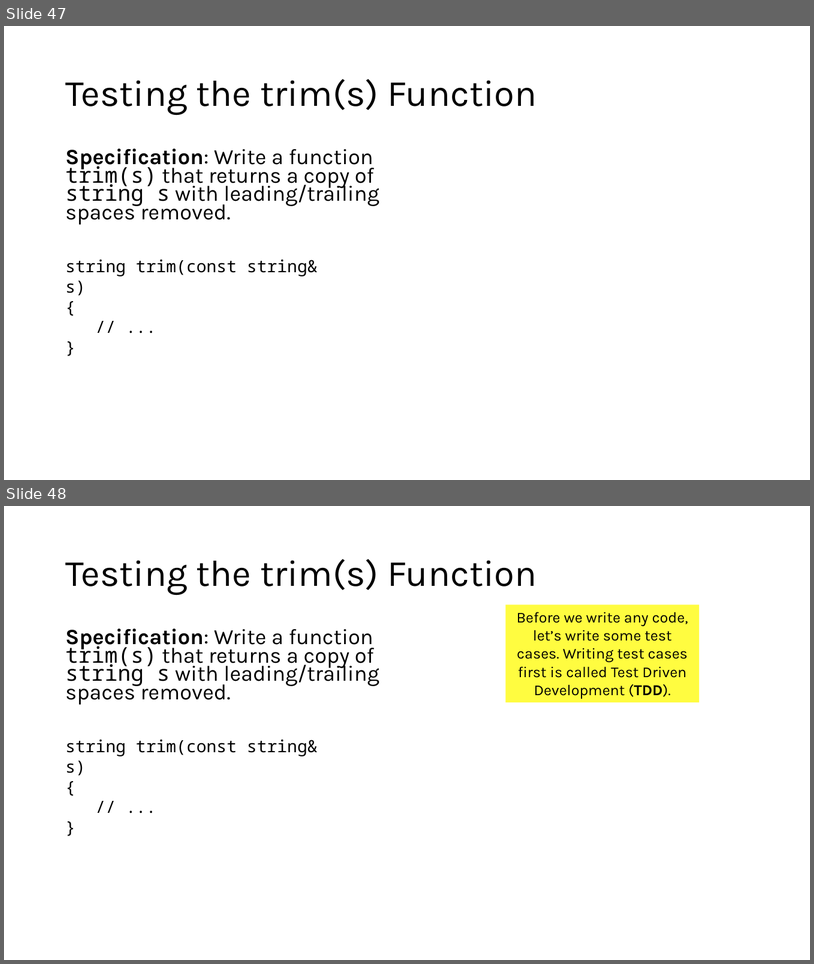
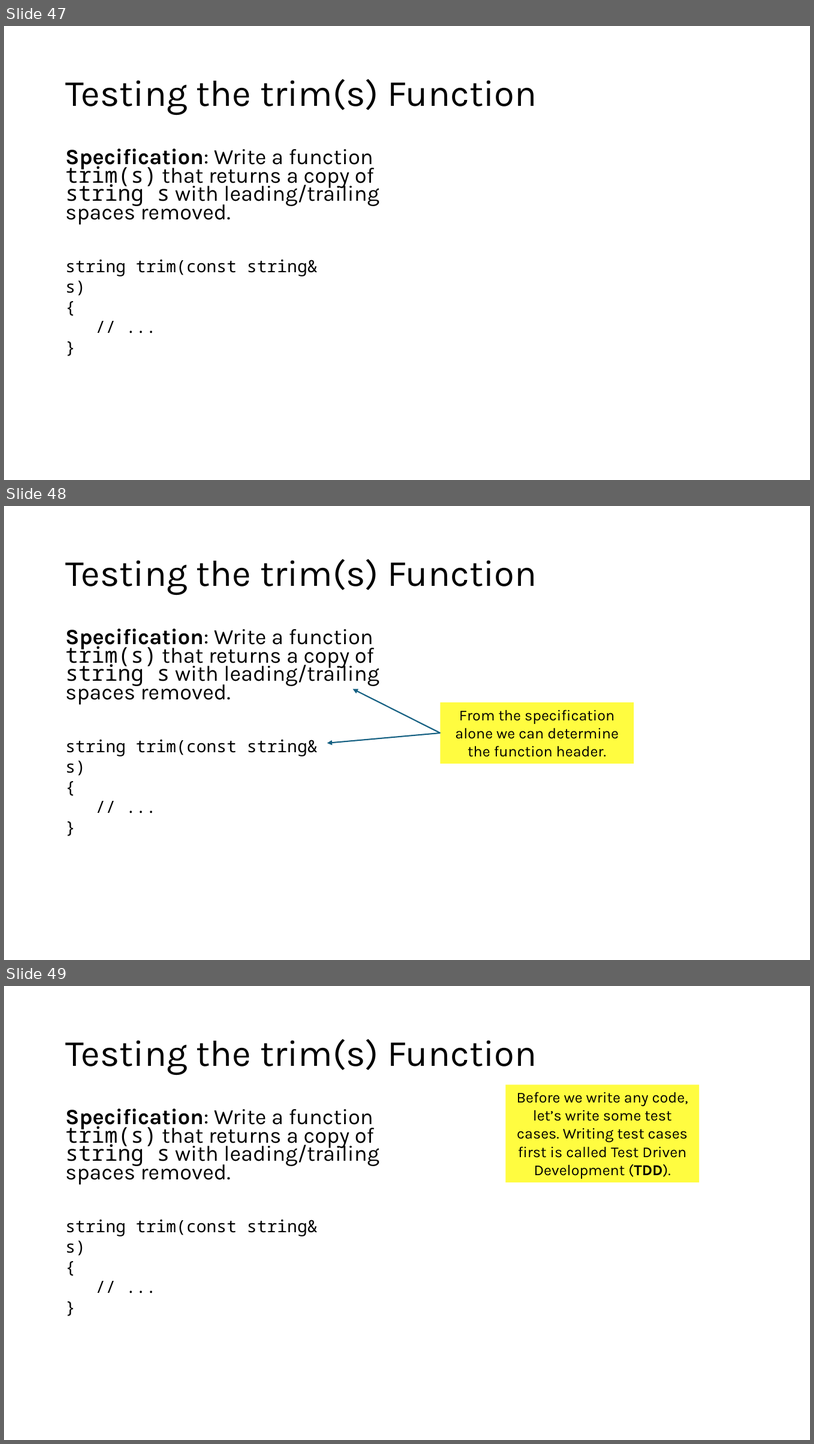
Before and after one commit to tjd1234/cmpt125spring2026, a slide deck: notes/week2/week2.pptx. Shown one above the other, each under a label of ours: slides 47 and 48 before the commit, slides 47, 48 and 49 after it. The pictures are 814x964 and 814x1444 pixels, drawn with LibreOffice and Linux fonts; fonts in the diff are those of the drawing. Boxes give left, top, right and bottom in pixels: in the first picture for what was removed or moved away, otherwise in the second. Text is boxed around its words. In the diff, an @@ line names an element or a change of style, - is before the commit and + after.

```diff
--- a/notes/week2/week2.pptx
+++ b/notes/week2/week2.pptx
@@ slide 48 added at (x1=4, y1=506, x2=810, y2=960), background #FFFFFF @@
@@ title added at (x1=65, y1=559, x2=537, y2=595), 44 pt, text #000000 @@
+Testing the trim(s) Function
@@ text added at (x1=65, y1=628, x2=380, y2=705), 25.9 pt, text #000000 @@
+Specification: Write a function trim(s) that returns a copy of string s with leading/trailing spaces removed.
@@ arrow added from (441, 733) to (353, 688), #156082 1.5 pt @@
@@ rectangle added at (x1=441, y1=703, x2=635, y2=764), fill #FFFC00 at 75% opacity, 18 pt, text #000000 @@
+From the specification alone we can determine the function header.
@@ text added at (x1=65, y1=739, x2=318, y2=775), 20 pt, text #000000 @@
+string trim(const string& s)
+{
+// ...
+}
@@ arrow added from (441, 733) to (327, 743), #156082 1.5 pt @@
@@ what was slide 48 is now slide 49 @@
```
Also in this commit, not shown: 16 slides changed, 1 other slide added, 6 other files.
